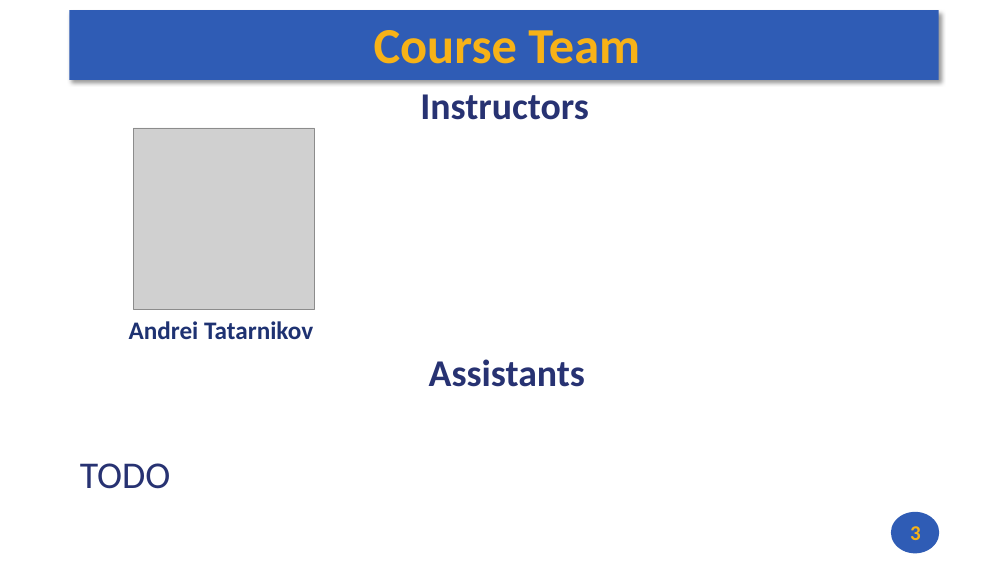
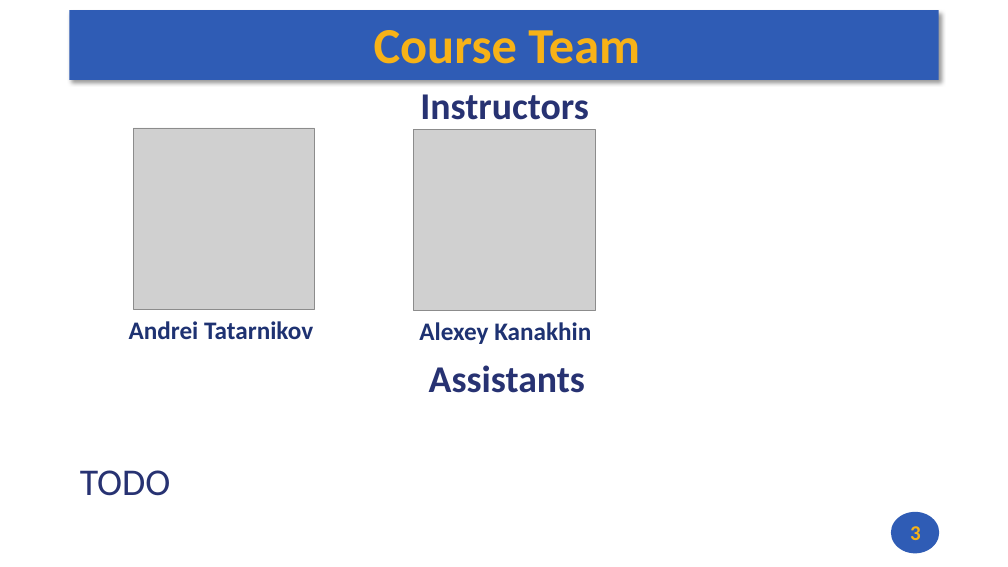
Before and after one commit to andrewt0301/hse-acos-course, a slide deck: slide 3 of docs/part1ca/01_Introduction/CA_Lecture_01.pptx. Drawn at 1008x567 pixels with LibreOffice and Linux fonts; fonts in the diff are those of the drawing; grey boxes stand for pictures. Boxes give left, top, right and bottom in pixels: in the first picture for what was removed or moved away, otherwise in the second. Text is boxed around its words. In the diff, an @@ line names an element or a change of style, - is before the commit and + after.

```diff
--- a/docs/part1ca/01_Introduction/CA_Lecture_01.pptx
+++ b/docs/part1ca/01_Introduction/CA_Lecture_01.pptx
@@ picture added at [414,129,595,311] @@
@@ text added at [419,322,591,344], 24 pt, text #1E3272, bold @@
+Alexey Kanakhin
@@ text "Assistants": place and size @@
-text "Assistants" at [80,359,585,489]
+text "Assistants" at [80,365,585,496]
```
Also in this commit, not shown: 1 other slide changed, 1 other file.
